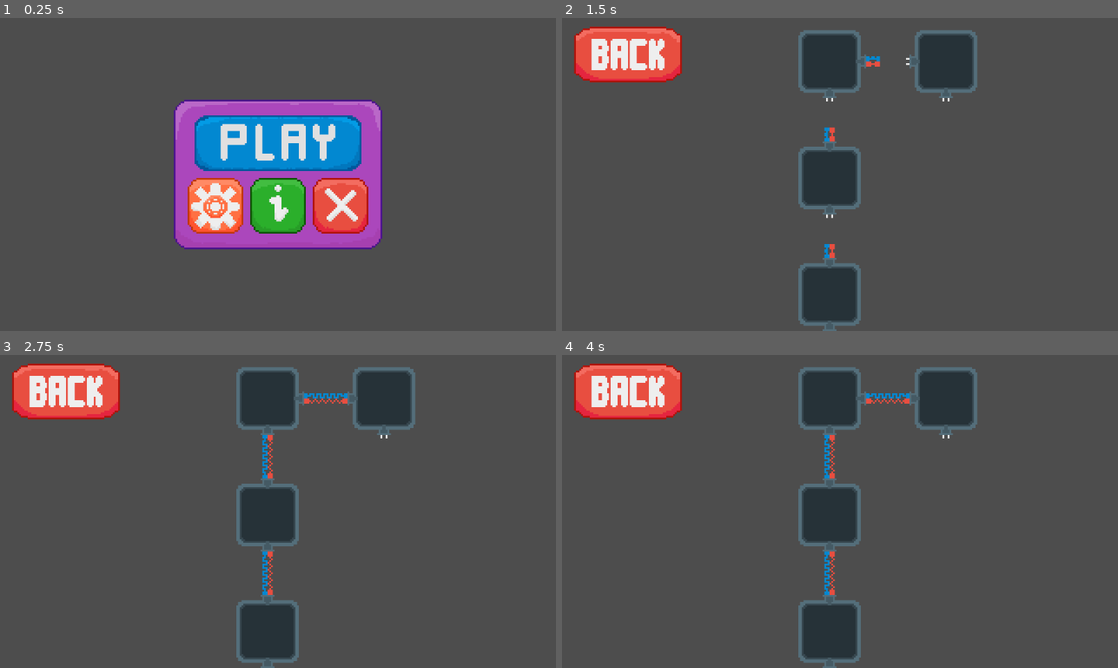
Above: before the commit, frames 1-4 (two rows, left to right).
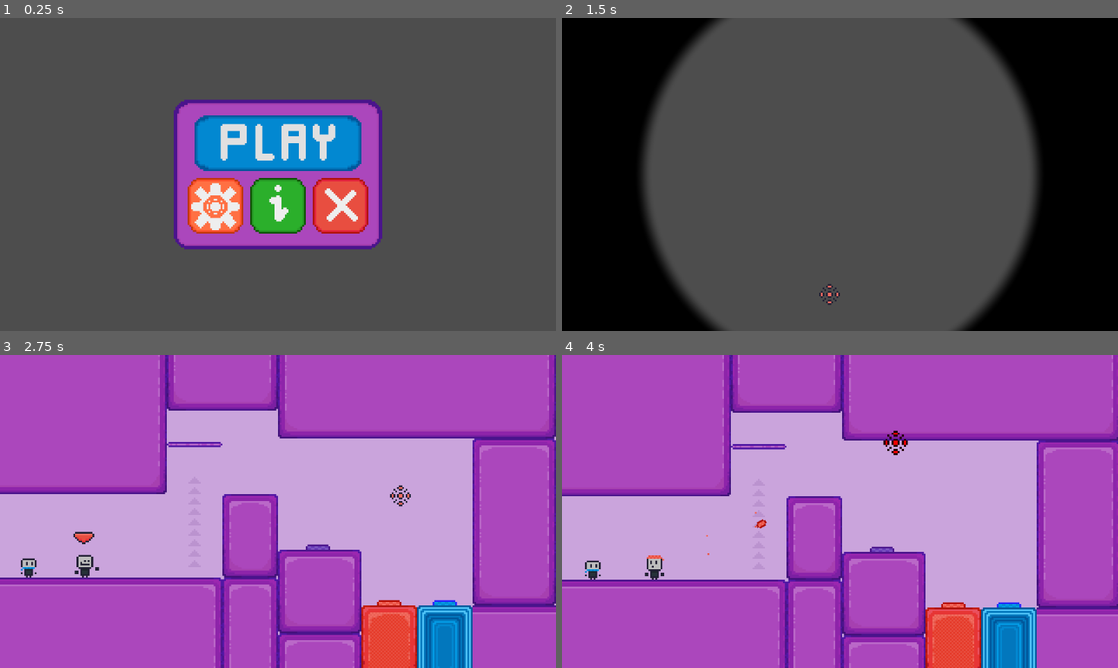
Above: after the commit, the same moments.

Repository: EmilPok/RpurpleB
Game: Godot game, scene res://scenes/UI/main_menu.tscn
Two runs of this game, one before a commit and one after it. Both use one fixed random seed, a clock stepped at 60 frames per second and the inputs below. This scene is started directly instead of the project's main scene.
Inputs (mouse positions are in pixels of both pictures, inside the frame that each line leads up to):
- Up to frame 1 (0.25 s): no input
- Up to frame 2 (1.5 s): click (840, 143) at 0.5 s; click (828, 293) at 1.27 s
- Up to frame 3 (2.75 s): tap Enter (ui_accept) at 2 s; move the mouse to (400, 495) at 2.02 s; hold D (right) from 2.03 s (still down); tap Shift (dash) at 2.1 s; tap Space (jump) at 2.27 s; click (400, 495) at 2.3 s
- Up to frame 4 (4 s): move the mouse to (728, 527) at 2.77 s; click (728, 527) at 2.85 s; tap Space (jump) at 3.02 s; tap Shift (dash) at 3.05 s; move the mouse to (895, 442) at 3.52 s; release D (right) at 3.53 s; hold A (left) from 3.53 s (still down); right-click (895, 442) at 3.6 s; click (895, 442) at 3.8 s

The runs differ from the first frame. In frame 1, 1.8% of the frame differs, in the area x 31-69%, y 26-74%; in frame 2, 47%; in frame 3, 100%, in the area x 0-100%, y 0-100%; in frame 4, 100%.

Commit message:
level select logic, and some menu improvements

Diff:
--- a/project.godot
+++ b/project.godot
@@ -14,6 +14,10 @@
 run/main_scene="uid://dhu7d5mfju5tc"
 config/features=PackedStringArray("4.7", "GL Compatibility")
 run/max_fps=240
+
+[autoload]
+
+Global="*uid://cevtyk7h6rx10"
 
 [display]
 
--- a/scenes/UI/main_menu.tscn
+++ b/scenes/UI/main_menu.tscn
@@ -26,7 +26,11 @@
 [ext_resource type="Texture2D" uid="uid://d2qitqabeppag" path="res://art/UI/buttons/back_button.png" id="23_6gm0r"]
 [ext_resource type="PackedScene" uid="uid://dugp7x1de6feb" path="res://scenes/UI/level_connector.tscn" id="24_afaap"]
 [ext_resource type="Texture2D" uid="uid://mw2hs006xd58" path="res://art/UI/level_design/level_stage.png" id="25_gqbxs"]
+[ext_resource type="Texture2D" uid="uid://cha13i0jnwm4d" path="res://art/UI/level_design/mostly_purple_level.png" id="26_bocfi"]
 [ext_resource type="Texture2D" uid="uid://b4truypqexabg" path="res://art/UI/level_design/level_stage_to_left.png" id="26_gqbxs"]
+[ext_resource type="Texture2D" uid="uid://dn6xmst0p80bo" path="res://art/UI/numbers/one.png" id="27_ww2wg"]
+[ext_resource type="Texture2D" uid="uid://duq0vugp8bdgp" path="res://art/UI/numbers/two.png" id="29_a7i4r"]
+[ext_resource type="Texture2D" uid="uid://bnxdxkb2w20vf" path="res://art/UI/numbers/three.png" id="31_8d054"]
 
 [sub_resource type="Animation" id="Animation_gqbxs"]
 length = 0.001
@@ -477,29 +481,83 @@
 [node name="LevelSelector" type="Node2D" parent="." unique_id=280259287]
 visible = false
 
-[node name="LevelConnector" parent="LevelSelector" unique_id=2004685137 instance=ExtResource("24_afaap")]
-position = Vector2(157, 138)
-rotation = 3.1415925
-
-[node name="LevelConnector2" parent="LevelSelector" unique_id=1818771879 instance=ExtResource("24_afaap")]
-position = Vector2(157, 71)
-rotation = 3.1415925
-
-[node name="LevelConnector3" parent="LevelSelector" unique_id=109640821 instance=ExtResource("24_afaap")]
-position = Vector2(175, 28)
-rotation = -1.5707964
-
-[node name="LevelStage" type="Sprite2D" parent="LevelSelector" unique_id=1574176337]
+[node name="Level1" type="Sprite2D" parent="LevelSelector" unique_id=1574176337]
 position = Vector2(154, 159)
 texture = ExtResource("25_gqbxs")
 
-[node name="LevelStage2" type="Sprite2D" parent="LevelSelector" unique_id=1584697939]
+[node name="MostlyPurpleLevel" type="Sprite2D" parent="LevelSelector/Level1" unique_id=1878750789]
+texture = ExtResource("26_bocfi")
+
+[node name="One" type="Sprite2D" parent="LevelSelector/Level1/MostlyPurpleLevel" unique_id=638919655]
+texture = ExtResource("27_ww2wg")
+
+[node name="LevelConnector" parent="LevelSelector/Level1" unique_id=2004685137 instance=ExtResource("24_afaap")]
+position = Vector2(3, -21)
+rotation = 3.1415925
+
+[node name="Button" type="Button" parent="LevelSelector/Level1" unique_id=436483298]
+anchors_preset = 15
+anchor_right = 1.0
+anchor_bottom = 1.0
+offset_left = -16.0
+offset_top = -16.0
+offset_right = -48.0
+offset_bottom = -48.0
+grow_horizontal = 2
+grow_vertical = 2
+flat = true
+
+[node name="Level2" type="Sprite2D" parent="LevelSelector" unique_id=1584697939]
 position = Vector2(154, 92)
 texture = ExtResource("25_gqbxs")
 
-[node name="LevelStageToLeft" type="Sprite2D" parent="LevelSelector" unique_id=943792369]
+[node name="MostlyPurpleLevel2" type="Sprite2D" parent="LevelSelector/Level2" unique_id=971565743]
+texture = ExtResource("26_bocfi")
+
+[node name="Two" type="Sprite2D" parent="LevelSelector/Level2/MostlyPurpleLevel2" unique_id=2030784726]
+texture = ExtResource("29_a7i4r")
+
+[node name="LevelConnector2" parent="LevelSelector/Level2" unique_id=1818771879 instance=ExtResource("24_afaap")]
+position = Vector2(3, -21)
+rotation = 3.1415925
+
+[node name="Button2" type="Button" parent="LevelSelector/Level2" unique_id=1043854112]
+anchors_preset = 15
+anchor_right = 1.0
+anchor_bottom = 1.0
+offset_left = -16.0
+offset_top = -16.0
+offset_right = -48.0
+offset_bottom = -48.0
+grow_horizontal = 2
+grow_vertical = 2
+flat = true
+
+[node name="Level3" type="Sprite2D" parent="LevelSelector" unique_id=943792369]
 position = Vector2(154, 25)
 texture = ExtResource("26_gqbxs")
+
+[node name="MostlyPurpleLevel3" type="Sprite2D" parent="LevelSelector/Level3" unique_id=98636667]
+texture = ExtResource("26_bocfi")
+
+[node name="Three" type="Sprite2D" parent="LevelSelector/Level3/MostlyPurpleLevel3" unique_id=1105605911]
+texture = ExtResource("31_8d054")
+
+[node name="LevelConnector3" parent="LevelSelector/Level3" unique_id=109640821 instance=ExtResource("24_afaap")]
+position = Vector2(21, 3)
+rotation = -1.5707964
+
+[node name="Button3" type="Button" parent="LevelSelector/Level3" unique_id=432956154]
+anchors_preset = 15
+anchor_right = 1.0
+anchor_bottom = 1.0
+offset_left = -16.0
+offset_top = -16.0
+offset_right = -48.0
+offset_bottom = -48.0
+grow_horizontal = 2
+grow_vertical = 2
+flat = true
 
 [node name="LevelStageToLeft2" type="Sprite2D" parent="LevelSelector" unique_id=1949511541]
 position = Vector2(221, 25)
@@ -510,10 +568,10 @@
 anchors_preset = 5
 anchor_left = 0.5
 anchor_right = 0.5
-offset_left = 6.0
-offset_top = 5.0
-offset_right = 70.0
-offset_bottom = 37.0
+offset_left = 4.0
+offset_top = 3.0
+offset_right = 68.0
+offset_bottom = 35.0
 grow_horizontal = 2
 size_flags_horizontal = 4
 size_flags_vertical = 4
@@ -533,4 +591,7 @@
 [connection signal="pressed" from="HBoxContainer/MainButtons/HBoxContainer/Credits" to="." method="_on_credits_pressed"]
 [connection signal="pressed" from="HBoxContainer/MainButtons/HBoxContainer/Exit" to="." method="_on_exit_pressed"]
 [connection signal="pressed" from="HBoxContainer/Credits_Smooth_Movement_Handl/BackButton" to="." method="_on_back_button_pressed"]
+[connection signal="pressed" from="LevelSelector/Level1/Button" to="." method="_on_button_pressed"]
+[connection signal="pressed" from="LevelSelector/Level2/Button2" to="." method="_on_button_2_pressed"]
+[connection signal="pressed" from="LevelSelector/Level3/Button3" to="." method="_on_button_3_pressed"]
 [connection signal="pressed" from="LevelSelector/BackButton2" to="." method="_on_back_button_pressed"]
--- a/scenes/main.tscn
+++ b/scenes/main.tscn
@@ -77,6 +77,7 @@
 
 [node name="Main" type="Node2D" unique_id=1172100023]
 script = ExtResource("1_o5qli")
+current_level = 1
 levels_amount = 3
 
 [node name="GUI" parent="." unique_id=310219774 instance=ExtResource("2_0wfyh")]
--- a/scripts/UI/main_menu.gd
+++ b/scripts/UI/main_menu.gd
@@ -17,3 +17,20 @@
 		$Transition_Animations.play("credits_off")
 	if $LevelSelector.visible == true:
 		$Transition_Animations.play("level_selector_off")
+
+
+
+# LEVEL 1 LOAD #####
+func _on_button_pressed() -> void:
+	Global.selected_level = 1
+	get_tree().change_scene_to_file("res://scenes/main.tscn")
+
+# LEVEL 2 LOAD #####
+func _on_button_2_pressed() -> void:
+	Global.selected_level = 2
+	get_tree().change_scene_to_file("res://scenes/main.tscn")
+
+# LEVEL 3 LOAD #####
+func _on_button_3_pressed() -> void:
+	Global.selected_level = 3
+	get_tree().change_scene_to_file("res://scenes/main.tscn")
--- /dev/null
+++ b/scripts/autoloads/global.gd
@@ -0,0 +1,4 @@
+extends Node
+
+var levels_completed = 0
+var selected_level = 0
--- a/scripts/character_1.gd
+++ b/scripts/character_1.gd
@@ -103,7 +103,7 @@
 		taking_gun = false
 		gun_out = true
 		Gun_sprite.visible = true
-		#Engine.time_scale = 0.1 # TEST
+		Engine.time_scale = 0.1 # TEST
 
 	if gun_out:
 		Gun.look_at(get_global_mouse_position())
@@ -123,7 +123,7 @@
 		gun_out = false
 		Gun_sprite.visible = false
 		$Rotation_point/Gun_dis.emitting = true
-		#Engine.time_scale = 1.0
+		Engine.time_scale = 1.0
 		$Icon.play("Idle")
 
 		can_shoot = false
--- a/scripts/character_2.gd
+++ b/scripts/character_2.gd
@@ -9,8 +9,8 @@
 var speed_falling = 1.5
 var max_falling_speed = 400.0
 
-var dash_velocity = 350.0
-var dash_vertical_velocity = 180.0
+var dash_velocity = 150.0
+var dash_vertical_velocity = 100.0
 var during_dash = false
 var can_dash = true
 var wait_can_dash = false
--- a/scripts/main.gd
+++ b/scripts/main.gd
@@ -6,6 +6,7 @@
 @export var current_level : int
 @export var levels_amount : int
 
+
 var last_level : Node2D = null
 
 var reset_position = Vector2(1000.0, 1000.0)
@@ -13,7 +14,8 @@
 func _ready() -> void:
 	randomize()
 
-	current_level -= 1
+	#current_level -= 1
+	current_level = Global.selected_level - 1
 	_next_level()
 
 
@@ -24,7 +26,8 @@
 
 func _on_circle_trans_time_timeout() -> void:
 	if current_level == levels_amount:
-		return
+		Global.levels_completed = max(Global.levels_completed, current_level)
+		get_tree().change_scene_to_file("res://scenes/UI/main_menu.tscn")
 
 	var level = levels_path + str(current_level) + scene_file
 
Binary file removed: art/UI/bgxd.png
Binary file removed: art/UI/bgxd2.png
Binary file changed: art/UI/buttons/back_button.png
Binary file changed: art/UI/buttons/credits_button.png
Binary file changed: art/UI/buttons/exit_button.png
Binary file changed: art/UI/buttons/options_button.png
Binary file changed: art/UI/buttons/play_button.png
Binary file changed: art/UI/credits_panel.png
Binary file changed: art/UI/level_design/mostly_purple_level.png
Not shown, changed: art/UI/level_design/mostly_purple_level.png.import
Binary file changed: art/UI/main_menu_panel.png
Binary file added: art/UI/numbers/five.png
(and 10 more such lines)
